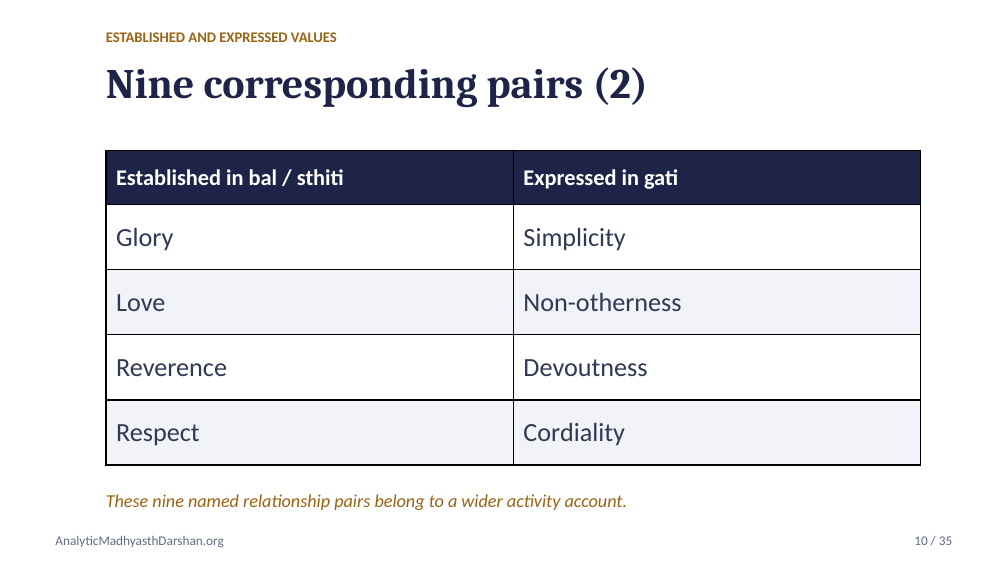
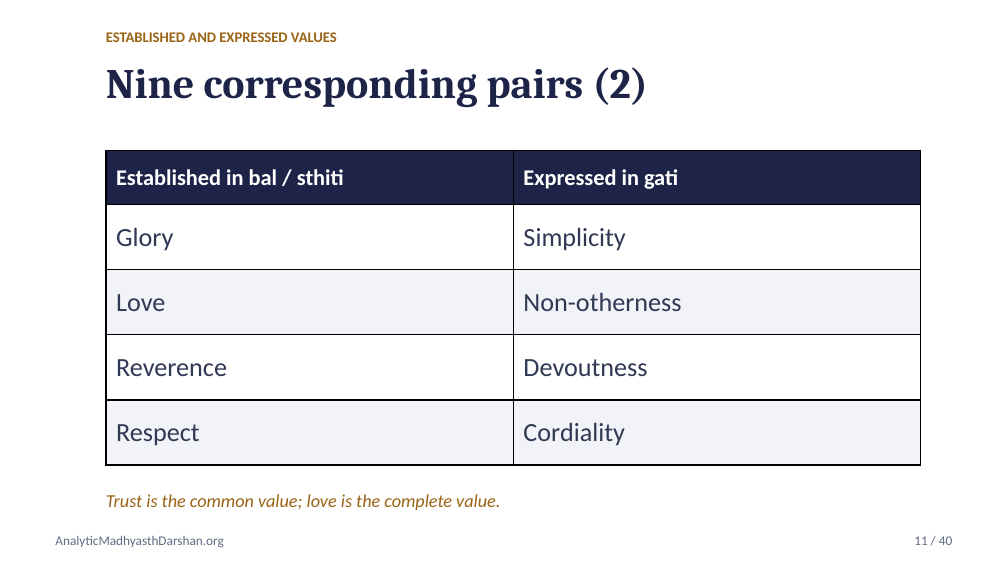
Before and after one commit to raghavamohan/AnalyticMadhyasthDarshan, a slide deck: slide 11 of Studies/Axiology-Value-Theory/Axiology-Value-Theory-Madhyasth-Darshan.pptx (slide 10 before the commit). Drawn at 1008x567 pixels with LibreOffice and Linux fonts; fonts in the diff are those of the drawing. Boxes give left, top, right and bottom in pixels: in the first picture for what was removed or moved away, otherwise in the second. Text is boxed around its words. In the diff, an @@ line names an element or a change of style, - is before the commit and + after.

Commit message:
Expand axiology's qualitative value framework and teaching deck

```diff
--- a/Studies/Axiology-Value-Theory/Axiology-Value-Theory-Madhyasth-Darshan.pptx
+++ b/Studies/Axiology-Value-Theory/Axiology-Value-Theory-Madhyasth-Darshan.pptx
@@ text at [106, 494, 500, 510]: text changed @@
-These nine named relationship pairs belong to a wider activity account.
+Trust is the common value; love is the complete value.
@@ text at [914, 536, 952, 545]: text changed @@
-10 / 35
+11 / 40
```
Also in this commit, not shown: 34 other slides changed, 5 slides added, 12 other files.
